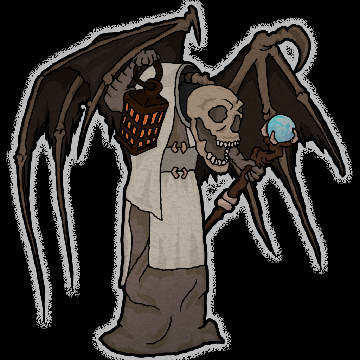
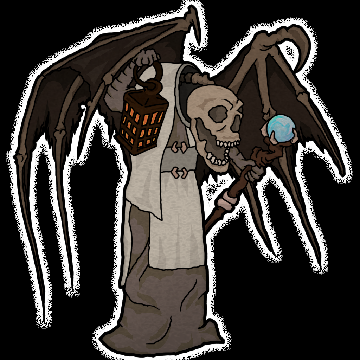
Two versions of the same layered image (360x360). Layer-by-layer changes:
painted on "diffuse" over [6, 0, 353, 360]
